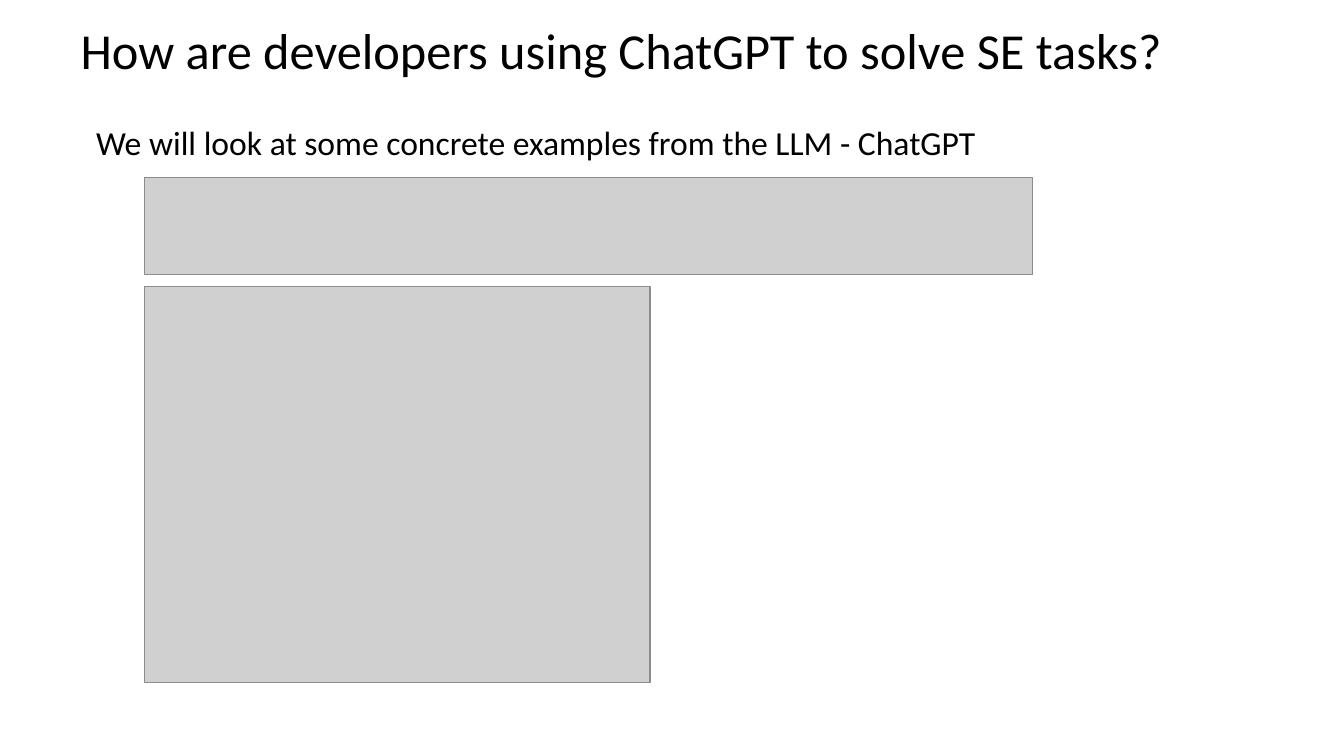
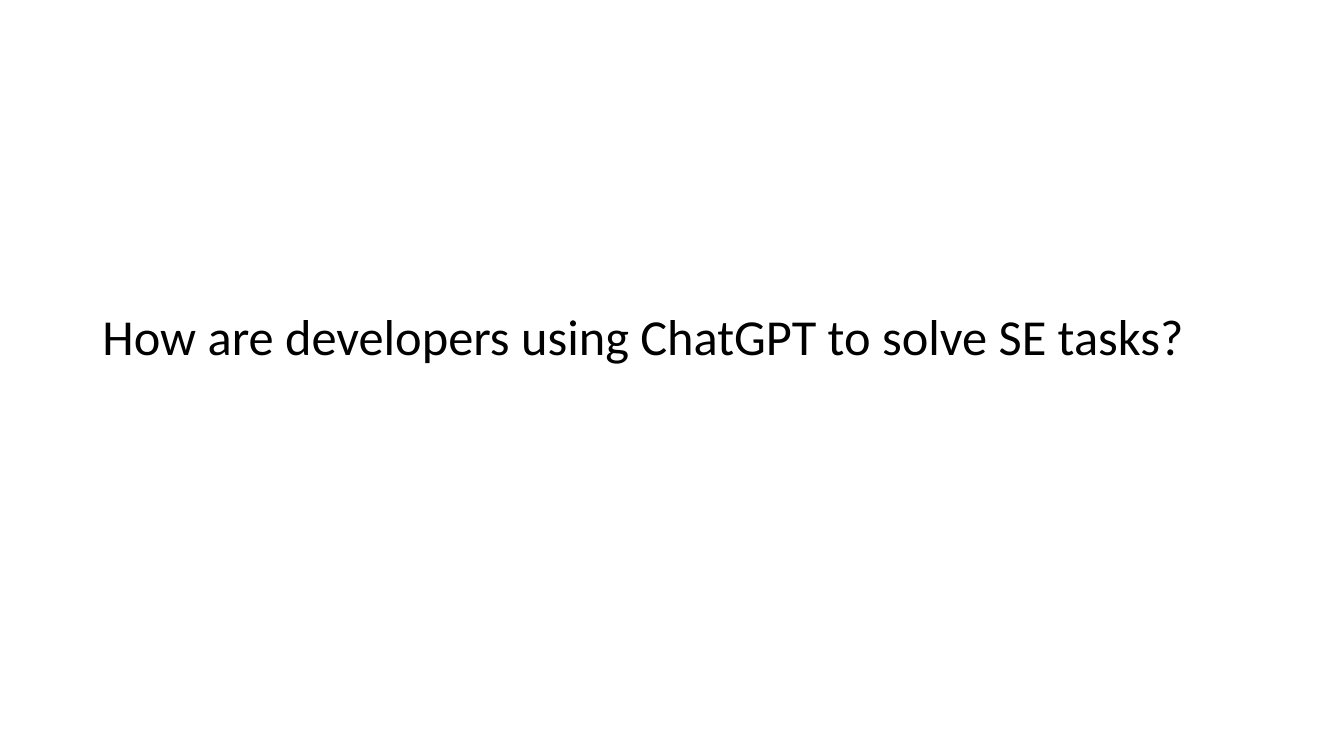
Before and after one commit to johnxu21/johnxu21.github.io, a slide deck: slide 5 of teaching/CS472/Timetable/LLM.pptx. Drawn at 1344x756 pixels with LibreOffice and Linux fonts; fonts in the diff are those of the drawing; grey boxes stand for pictures. Boxes give left, top, right and bottom in pixels: in the first picture for what was removed or moved away, otherwise in the second. Text is boxed around its words. In the diff, an @@ line names an element or a change of style, - is before the commit and + after.

```diff
--- a/teaching/CS472/Timetable/LLM.pptx
+++ b/teaching/CS472/Timetable/LLM.pptx
@@ text removed at (96, 131, 975, 161) @@
-We will look at some concrete examples from the LLM - ChatGPT
@@ picture removed at (144, 178, 1032, 275) @@
@@ text "How are developers using ChatGPT ...": place and size @@
-text "How are developers using ChatGPT ..." at (81, 34, 1162, 78)
+text "How are developers using ChatGPT ..." at (102, 320, 1184, 364)
@@ picture removed at (144, 286, 649, 683) @@
```
Also in this commit, not shown: 1 slide added, 3 other files.
